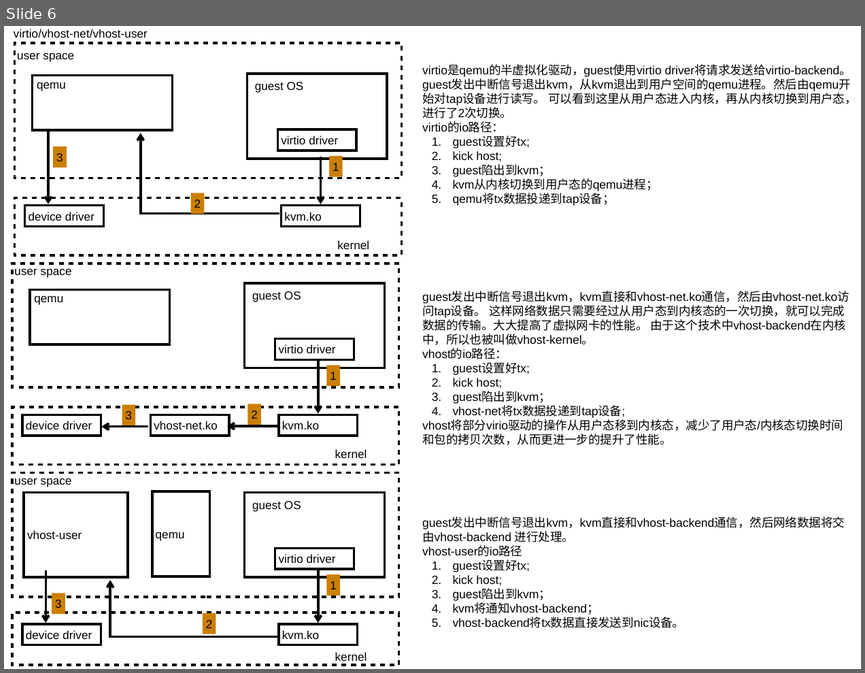
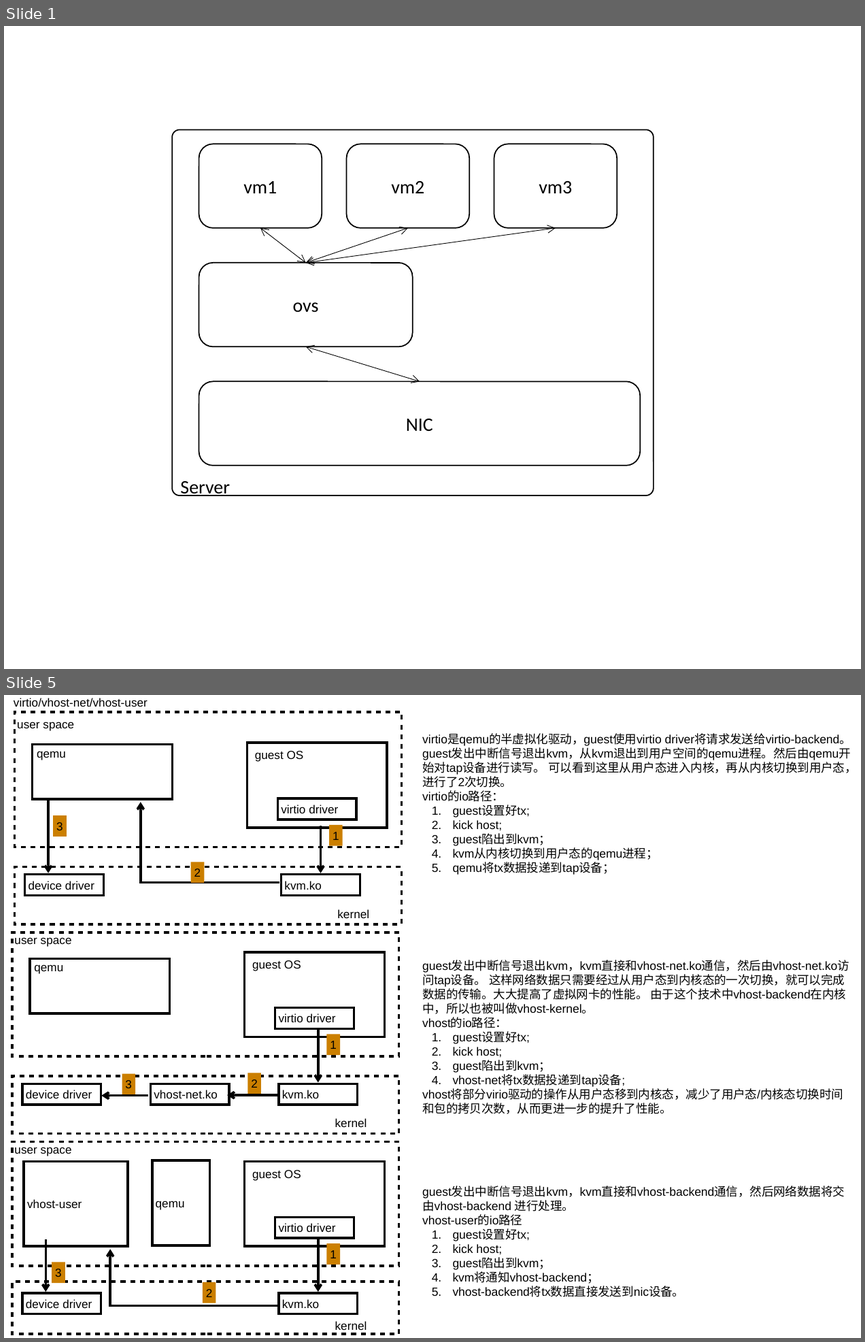
Before and after one commit to movetobe/xxx, a slide deck: xxx.pptx. Shown one above the other, each under a label of ours: slide 6 before the commit, slides 1 and 5 after it; the slides between them are not shown. The pictures are 865x673 and 865x1342 pixels, drawn with LibreOffice and Linux fonts; fonts in the diff are those of the drawing. Boxes give left, top, right and bottom in pixels: in the first picture for what was removed or moved away, otherwise in the second. Text is boxed around its words. In the diff, an @@ line names an element or a change of style, - is before the commit and + after.

```diff
--- a/xxx.pptx
+++ b/xxx.pptx
@@ slide 1 added at (x1=4, y1=26, x2=861, y2=669), background #FFFFFF @@
@@ rounded rectangle added at (x1=172, y1=129, x2=653, y2=495), outline #000000 1 pt @@
@@ rounded rectangle added at (x1=199, y1=144, x2=322, y2=228), outline #000000 1 pt, 16 pt, text #000000 @@
+vm1
@@ rounded rectangle added at (x1=347, y1=144, x2=469, y2=228), outline #000000 1 pt, 16 pt, text #000000 @@
+vm2
@@ rounded rectangle added at (x1=494, y1=144, x2=617, y2=228), outline #000000 1 pt, 16 pt, text #000000 @@
+vm3
@@ double arrow added from (260, 228) to (306, 263), #000000 0.5 pt @@
@@ double arrow added from (407, 228) to (306, 263), #000000 0.5 pt @@
@@ double arrow added from (555, 228) to (306, 263), #000000 0.5 pt @@
@@ rounded rectangle added at (x1=199, y1=263, x2=413, y2=346), outline #000000 1 pt, 16 pt, text #000000 @@
+ovs
@@ double arrow added from (419, 382) to (306, 346), #000000 0.5 pt @@
@@ rounded rectangle added at (x1=199, y1=382, x2=640, y2=465), outline #000000 1 pt, 16 pt, text #000000 @@
+NIC
@@ text added at (x1=180, y1=481, x2=230, y2=496), 16 pt, text #000000 @@
+Server
@@ what was slide 6 is now slide 5 @@
```
Also in this commit, not shown: 6 slides changed, 10 other slides added, 3 slides removed, 19 other files.
